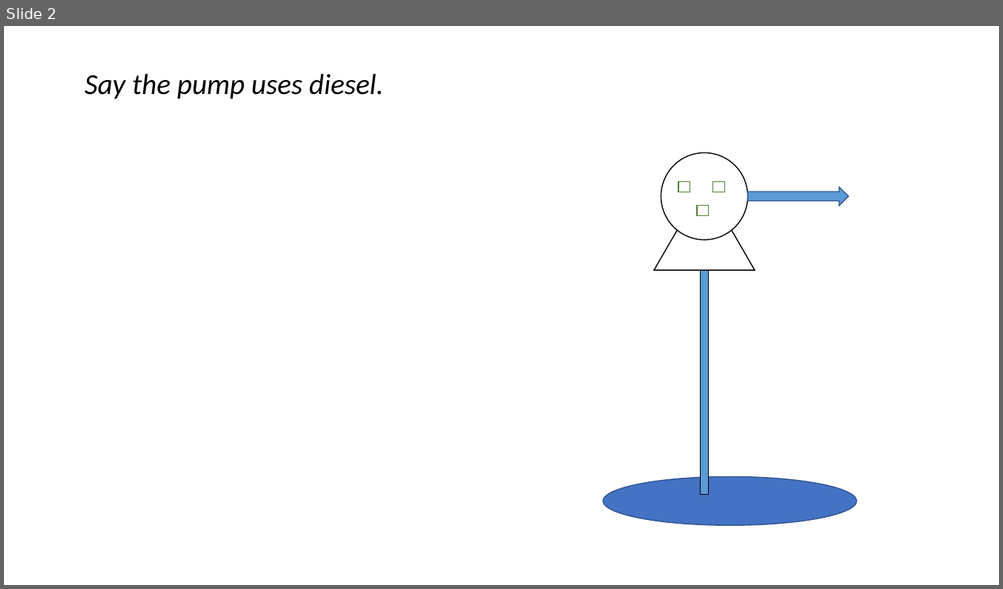
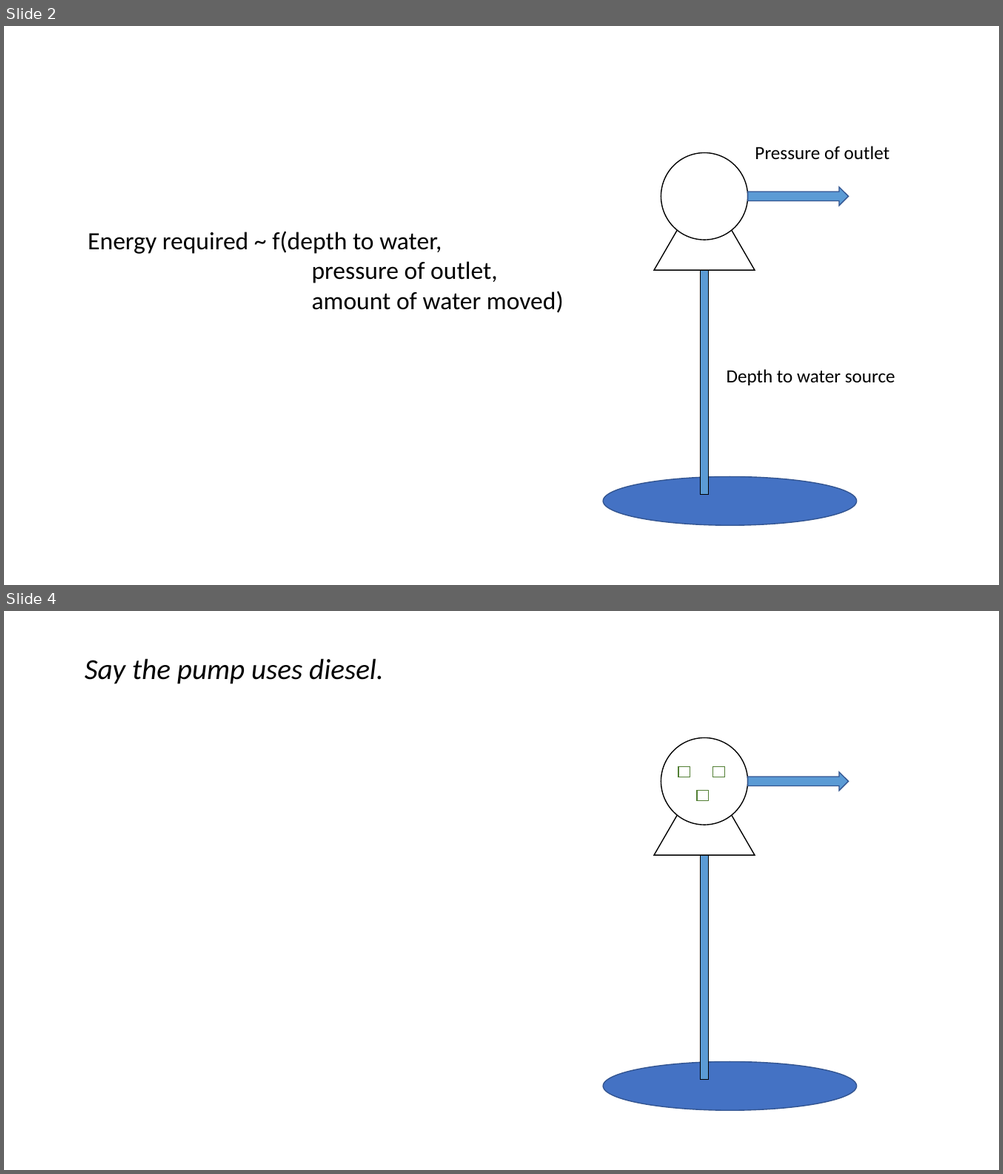
Before and after one commit to vanichols/alfalfa, a slide deck: docs/energy-source-visual.pptx. Shown one above the other, each under a label of ours: slide 2 before the commit, slides 2 and 4 after it; the slides between them are not shown. The pictures are 1003x589 and 1003x1174 pixels, drawn with LibreOffice and Linux fonts; fonts in the diff are those of the drawing. Boxes give left, top, right and bottom in pixels: in the first picture for what was removed or moved away, otherwise in the second. Text is boxed around its words. In the diff, an @@ line names an element or a change of style, - is before the commit and + after.

Commit message:
update fuel manu energy

```diff
--- a/docs/energy-source-visual.pptx
+++ b/docs/energy-source-visual.pptx
@@ slide 2 added at [4,26,999,585], background #FFFFFF @@
@@ text added at [754,146,889,160], 18 pt, text #000000 @@
+Pressure of outlet
@@ group added at [603,153,856,526]: 2 ellipses, 1 rectangle, 1 triangle, 1 right arrow @@
@@ text added at [88,231,563,313], 24 pt, text #000000 @@
+Energy required ~ f(depth to water,
+pressure of outlet,
+amount of water moved)
@@ text added at [726,369,895,386], 18 pt, text #000000 @@
+Depth to water source
@@ what was slide 2 is now slide 4 @@
```
Also in this commit, not shown: 3 slides changed, 2 other slides added, 24 other files.
